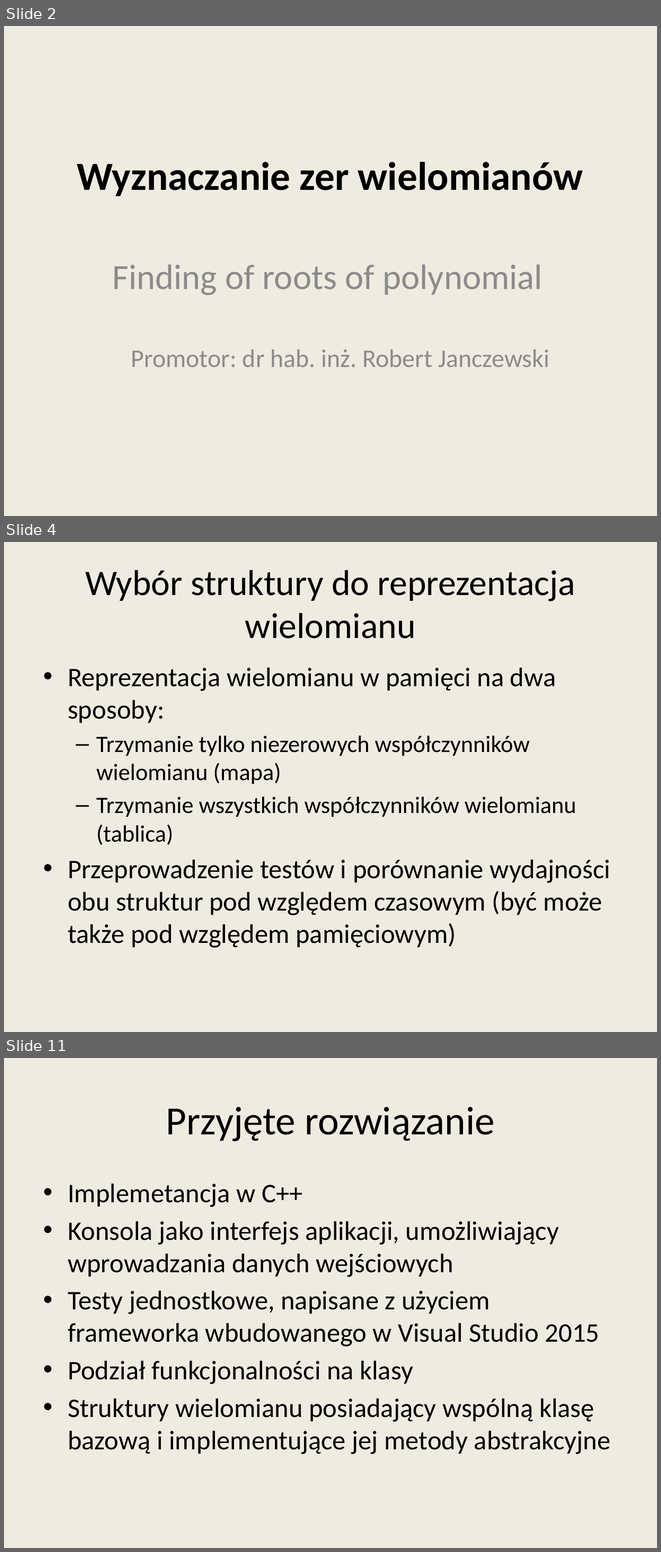
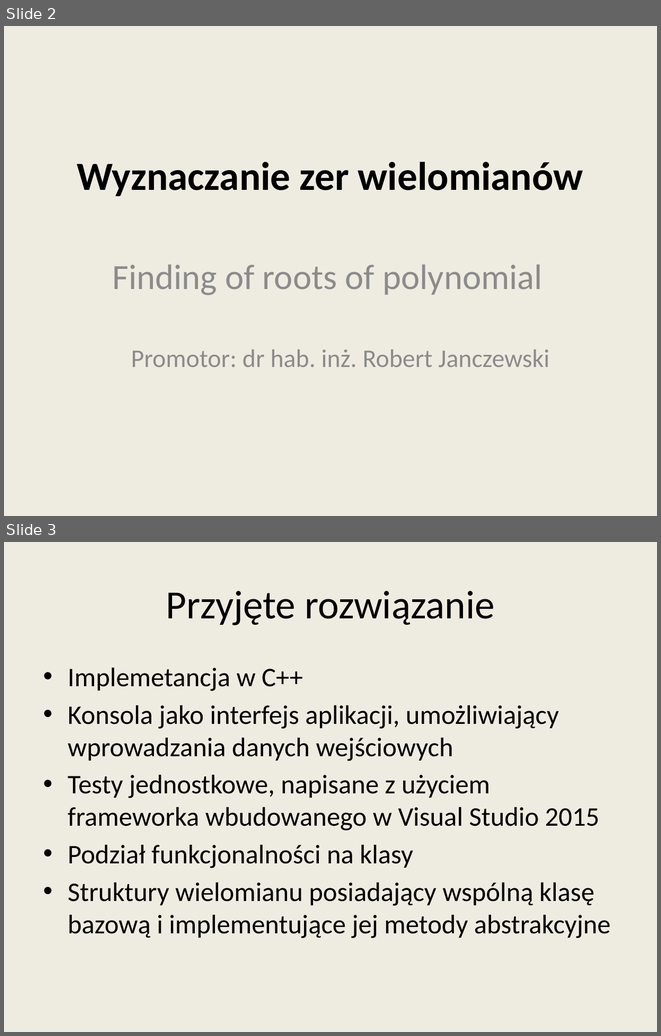
Before and after one commit to wojtekpas/PracaMagisterska, a slide deck: Praca/Seminarium/seminarium_prez2.pptx. Shown one above the other, each under a label of ours: slides 2, 4 and 11 before the commit, slides 2 and 3 after it; the slides between them are not shown. The pictures are 661x1552 and 661x1036 pixels, drawn with LibreOffice and Linux fonts; fonts in the diff are those of the drawing. Boxes give left, top, right and bottom in pixels: in the first picture for what was removed or moved away, otherwise in the second. Text is boxed around its words. In the diff, an @@ line names an element or a change of style, - is before the commit and + after.

```diff
--- a/Praca/Seminarium/seminarium_prez2.pptx
+++ b/Praca/Seminarium/seminarium_prez2.pptx
@@ slide 4 removed at [4,542,657,1032], background #EEECE1 @@
@@ title removed at [85,570,575,638] @@
-Wybór struktury do reprezentacja wielomianu
@@ text removed at [68,668,611,947] @@
-• Reprezentacja wielomianu w pamięci na dwa sposoby:
-  – Trzymanie tylko niezerowych współczynników wielomianu (mapa)
-  – Trzymanie wszystkich współczynników wielomianu (tablica)
-• Przeprowadzenie testów i porównanie wydajności obu struktur pod względem czasowym (być może także pod względem pamięciowym)
@@ what was slide 11 is now slide 3 @@
```
Also in this commit, not shown: 3 slides changed, 6 other slides removed, 2 other files.
